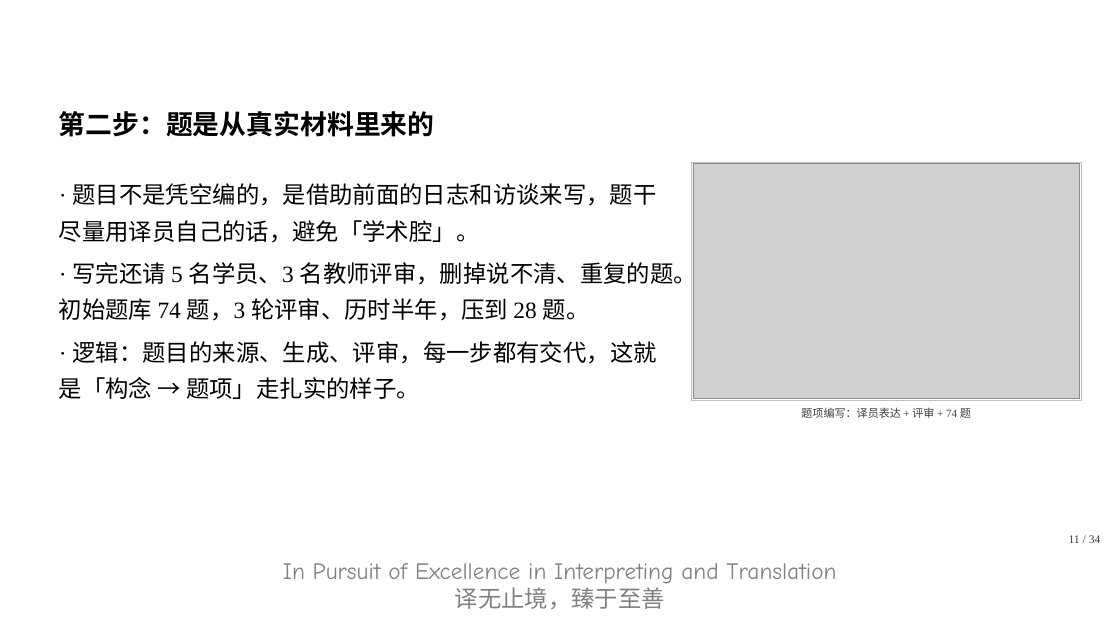
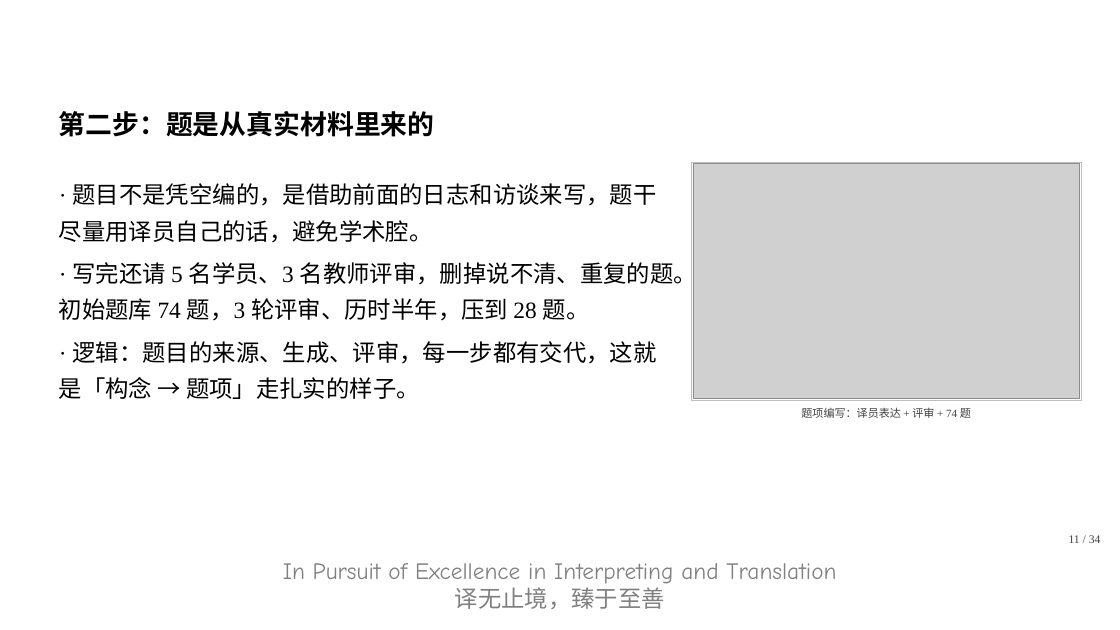
Before and after one commit to CodingGeoff/translation-research-202610, a slide deck: slide 11 of 翻译研究方法/第1组/问卷调查法正反例_v14.pptx. Drawn at 1120x630 pixels with LibreOffice and Linux fonts; fonts in the diff are those of the drawing; grey boxes stand for pictures; background and template pictures are left out. Boxes give left, top, right and bottom in pixels: in the first picture for what was removed or moved away, otherwise in the second. Text is boxed around its words. In the diff, an @@ line names an element or a change of style, - is before the commit and + after.

```diff
--- a/翻译研究方法/第1组/问卷调查法正反例_v14.pptx
+++ b/翻译研究方法/第1组/问卷调查法正反例_v14.pptx
@@ text at (59, 183, 656, 243): text changed @@
-· 题目不是凭空编的，是借助前面的日志和访谈来写，题干尽量用译员自己的话，避免「学术腔」。
+· 题目不是凭空编的，是借助前面的日志和访谈来写，题干尽量用译员自己的话，避免学术腔。
```
Also in this commit, not shown: 17 other slides changed, 1 slide added, 20 other files.
